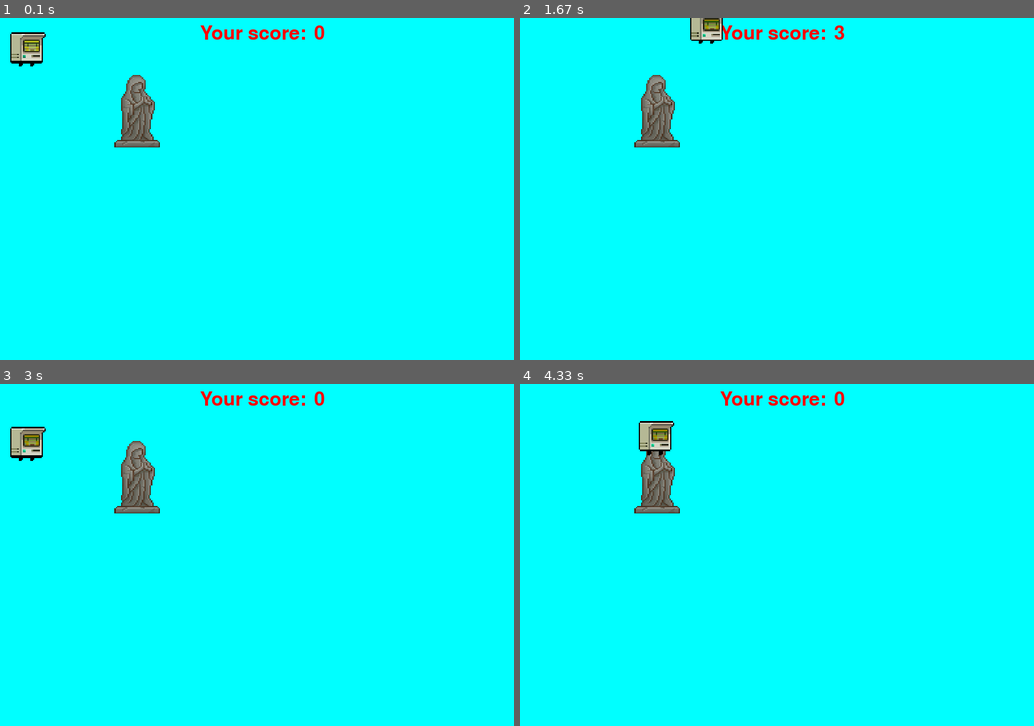
Above: before the commit, frames 1-4 (two rows, left to right).
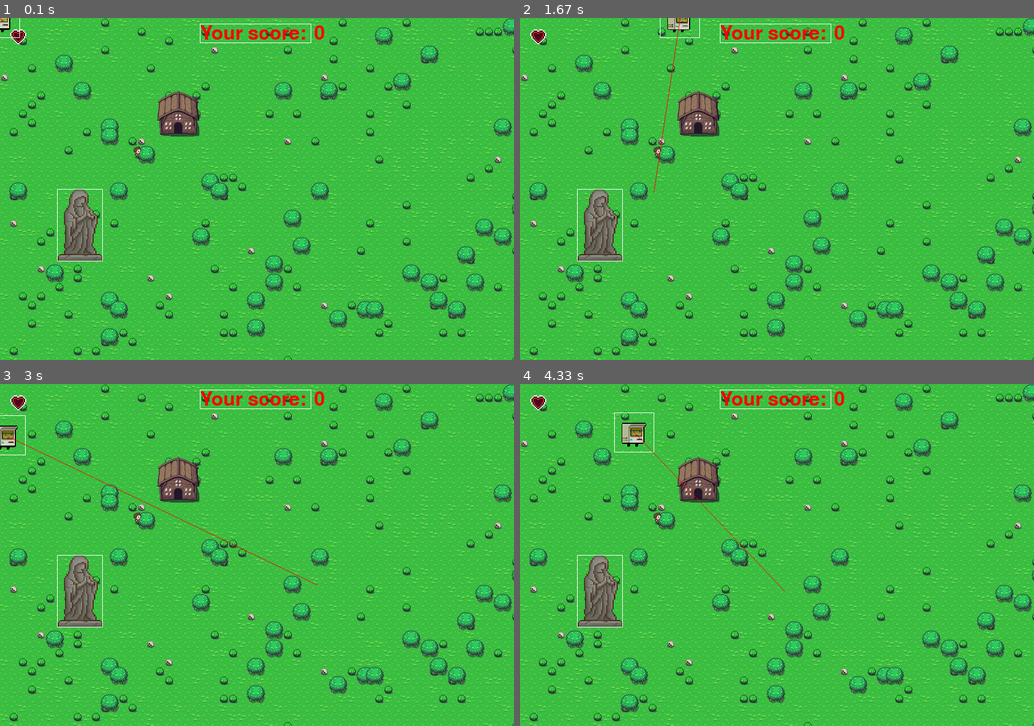
Above: after the commit, the same moments.

Repository: SkovanskiyS/40-projects-40-days
Game: pygame game, started from learning python/8 project/adventure/app.py
The game is run twice, just before and just after one commit, with the same random seed, the same clock (stepped at 60 frames per second) and the same inputs.
Inputs (mouse positions are in pixels of both pictures, inside the frame that each line leads up to):
- Up to frame 1 (0.1 s): no input
- Up to frame 2 (1.67 s): hold D 0.33-0.8 s; move the mouse to (756, 202) at 0.37 s; hold W 0.83-1.13 s; move the mouse to (941, 178) at 0.87 s; hold D 1.17-1.63 s; move the mouse to (653, 192) at 1.2 s
- Up to frame 3 (3 s): hold A 1.67-2.2 s; move the mouse to (97, 503) at 1.7 s; hold S 2.23-2.53 s; move the mouse to (334, 435) at 2.27 s; hold A 2.57-2.97 s; move the mouse to (318, 585) at 2.6 s
- Up to frame 4 (4.33 s): hold W 3-3.37 s; move the mouse to (787, 438) at 3.03 s; hold D 3.4-4.03 s; move the mouse to (591, 544) at 3.43 s; hold S from 4.07 s (still down); move the mouse to (782, 589) at 4.1 s

The runs differ from the first frame. In frame 1, 100% of the frame differs, in the area x 0-100%, y 0-100%; in frame 2, 100%; in frame 3, 100%; in frame 4, 100%.

Commit message:
git init

Diff:
--- a/learning python/8 project/adventure/app.py
+++ b/learning python/8 project/adventure/app.py
@@ -1,62 +1,72 @@
-import time
-
 import pygame
 
 pygame.init()
 W = 900
 H = 600
 FPS = 60
-score = 0
+SCORE = 0
 screen = pygame.display.set_mode((W, H))
 running = True
 pygame.display.set_caption('Adventure Game')
 clock = pygame.time.Clock()
 
 # image surface
-first_surface = pygame.image.load(r'objects/statue.png')
-transformed = pygame.transform.scale(first_surface, (80, 127))
+statue_surface = pygame.image.load(r'objects/statue.png').convert_alpha()
+transformed_surface = pygame.transform.scale(statue_surface, (80, 127))
+statue_rect = transformed_surface.get_rect(topleft=(100, 300))
 
 # text
 font_text = pygame.font.Font(None, 50)
 text_surface = font_text.render('Your score: ', True, 'Red')
+text_rect = text_surface.get_rect(topleft=(350, 10))
 
 # player
-player_sprite = [pygame.image.load(fr'objects/player/stay{sprite}.png') for sprite in range(1, 8)]
+player_sprite = [pygame.image.load(fr'objects/player/stay{sprite}.png').convert_alpha() for sprite in range(1, 8)]
 j = 0
-player_x_pos = 0
-player_y_pos = 0
+player_rect = pygame.transform.scale(player_sprite[0], (70, 70)).get_rect(center=(0, 0))
+
 while running:
-    screen.fill((0, 255, 255))
+    for event in pygame.event.get():
+        if event.type == pygame.QUIT:
+            running = False
+    if j >= 7: j = 0
+    p_surface = pygame.transform.scale(player_sprite[j], (70, 70))
     pressed = pygame.key.get_pressed()
-    if j >= 7: j = 0
+    print(pressed)
+    # controller
+    if pressed[pygame.K_d] and player_rect.right <= 850:
+        player_rect.left += 5
+    elif pressed[pygame.K_a] and player_rect.left >= -22:
+        player_rect.right -= 5
+    elif pressed[pygame.K_s] and player_rect.bottom <= 550:
+        player_rect.top += 5
+    elif pressed[pygame.K_w] and player_rect.top >= -25:
+        player_rect.bottom -= 5
 
-    for i in pygame.event.get():
-        if i.type == pygame.QUIT:
-            running = False
-        elif pressed[pygame.K_w]:
-            score += 1
-        elif pressed[pygame.K_s]:
-            score -= 1
+    # background
+    screen.blit(pygame.image.load(r'objects/bg/bg.png').convert(), (0, 0))
+    # show up
+    screen.blit(p_surface, player_rect)
+    screen.blit(text_surface, text_rect)
+    screen.blit(font_text.render(str(SCORE), True, 'Red'), (550, 10))
+    screen.blit(transformed_surface, statue_rect)
 
-    # show up
-    screen.blit(transformed, (200, 100))
-    screen.blit(text_surface, (350, 10))
-    screen.blit(font_text.render(str(score), True, 'Red'), (550, 10))
+    # ---- DRAWING ------
+    # player rect
+    pygame.draw.rect(screen, 'white', player_rect, 1)
 
-    # controller
-    if pressed[pygame.K_d] and player_x_pos <= 830:
-        player_x_pos += 5
-    elif pressed[pygame.K_a] and player_x_pos >= -22:
-        player_x_pos -= 5
-    elif pressed[pygame.K_s] and player_y_pos <= 500:
-        player_y_pos += 5
-    elif pressed[pygame.K_w] and player_y_pos >= -35:
-        player_y_pos -= 5
+    # statue draw
+    pygame.draw.rect(screen, 'white', statue_rect, 1)
 
-    screen.blit(pygame.transform.scale(player_sprite[j], (100, 100)), (player_x_pos, player_y_pos))
+    # player line draw
+    pygame.draw.aaline(screen, 'Red', player_rect.center, pygame.mouse.get_pos(), 10)
+
+    # text draw
+    pygame.draw.rect(screen, 'white', text_rect, 1)
 
     pygame.display.update()
     clock.tick(FPS)
+    pygame.display.set_caption("Fps: " + str(round(clock.get_fps())))
     j += 1
 
 pygame.quit()
Binary file added: learning python/8 project/adventure/objects/bg/bg.png
